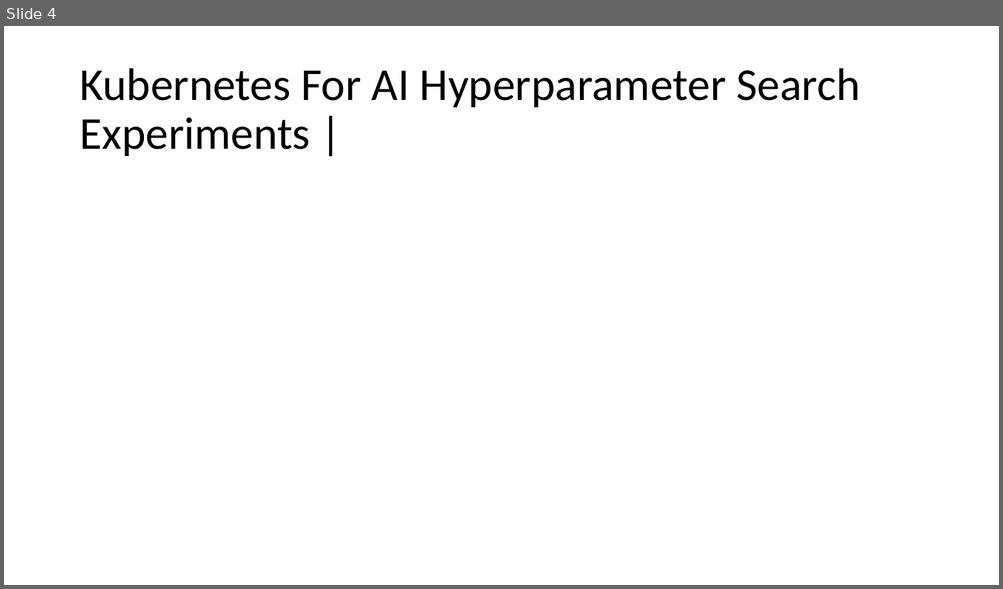
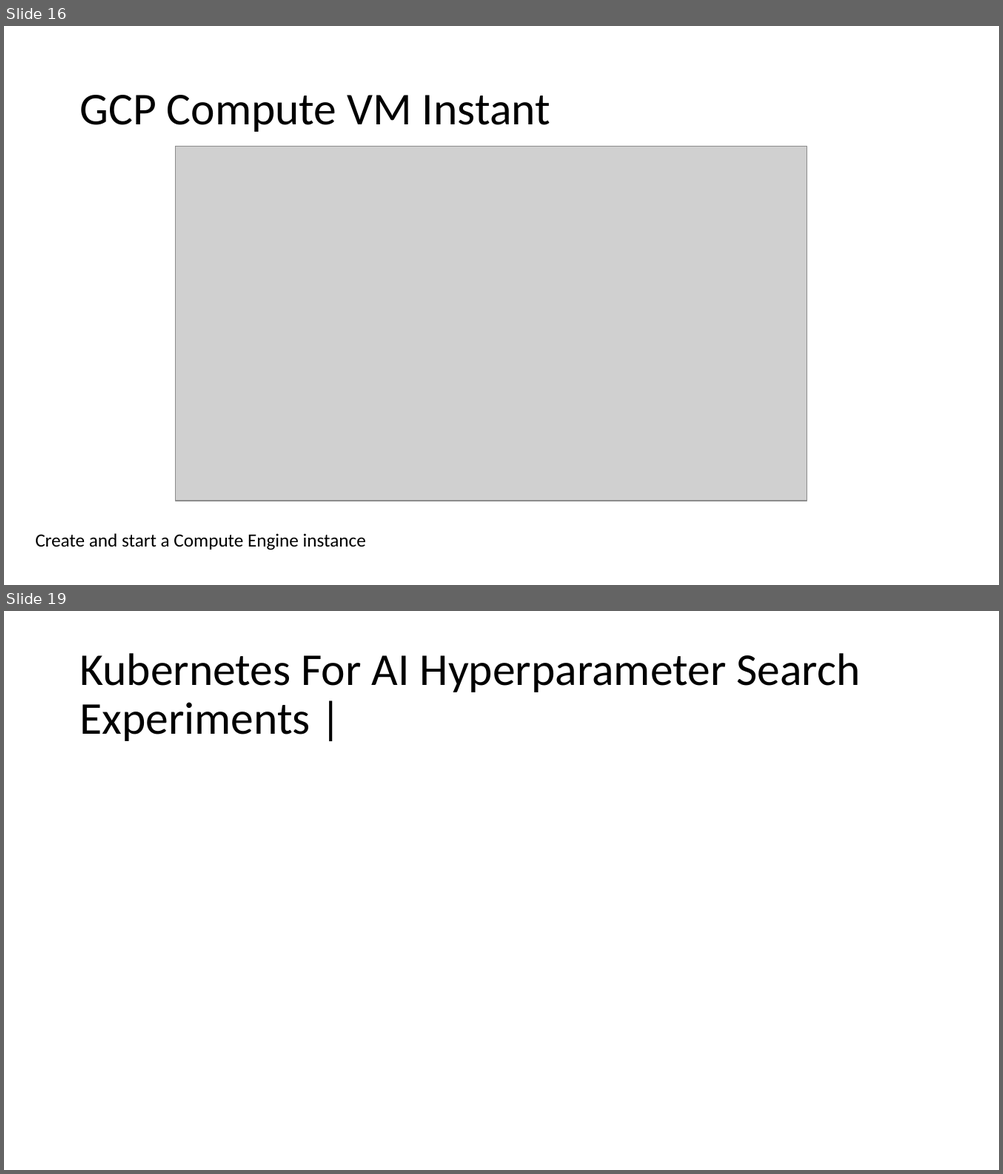
Before and after one commit to amelcharolinesgn2/ClouD-Infrastructure-SISKA-2025, a slide deck: Lab2-B_Machine Learning Model with Docker and Kubernetes on Google Cloud Platform.pptx. Shown one above the other, each under a label of ours: slide 4 before the commit, slides 16 and 19 after it; the slides between them are not shown. The pictures are 1003x589 and 1003x1174 pixels, drawn with LibreOffice and Linux fonts; fonts in the diff are those of the drawing; grey boxes stand for pictures. Boxes give left, top, right and bottom in pixels: in the first picture for what was removed or moved away, otherwise in the second. Text is boxed around its words. In the diff, an @@ line names an element or a change of style, - is before the commit and + after.

```diff
--- a/Lab2-B_Machine Learning Model with Docker and Kubernetes on Google Cloud Platform.pptx
+++ b/Lab2-B_Machine Learning Model with Docker and Kubernetes on Google Cloud Platform.pptx
@@ slide 16 added at <box>4,26,999,585</box>, background #FFFFFF @@
@@ title added at <box>79,95,550,132</box>, 44 pt, text #000000 @@
+GCP Compute VM Instant
@@ picture added at <box>176,146,807,501</box> @@
@@ text added at <box>35,534,366,551</box>, 18 pt, text #000000 @@
+Create and start a Compute Engine instance
@@ what was slide 4 is now slide 19 @@
```
Also in this commit, not shown: 1 slide changed, 16 other slides added, 2 slides removed.
